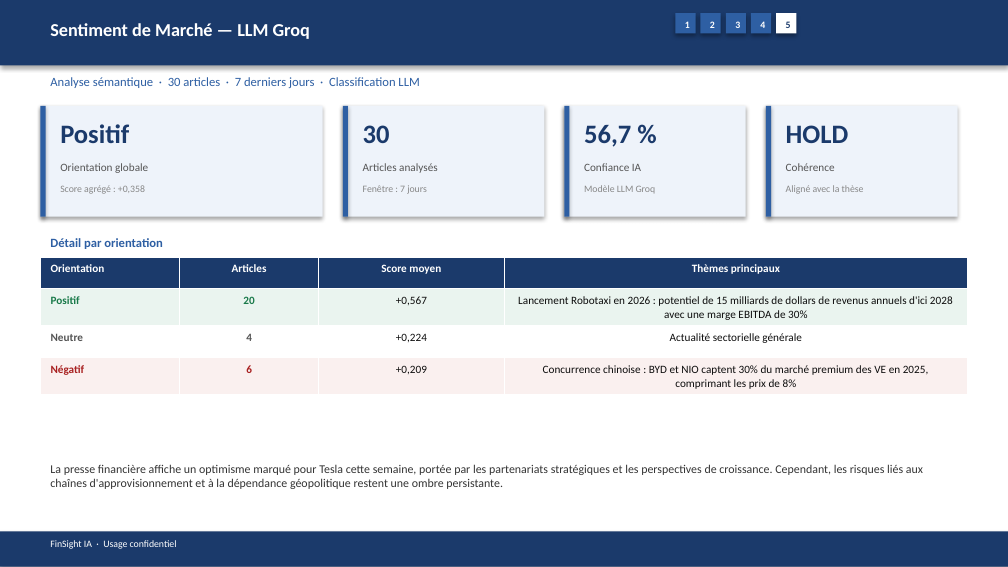
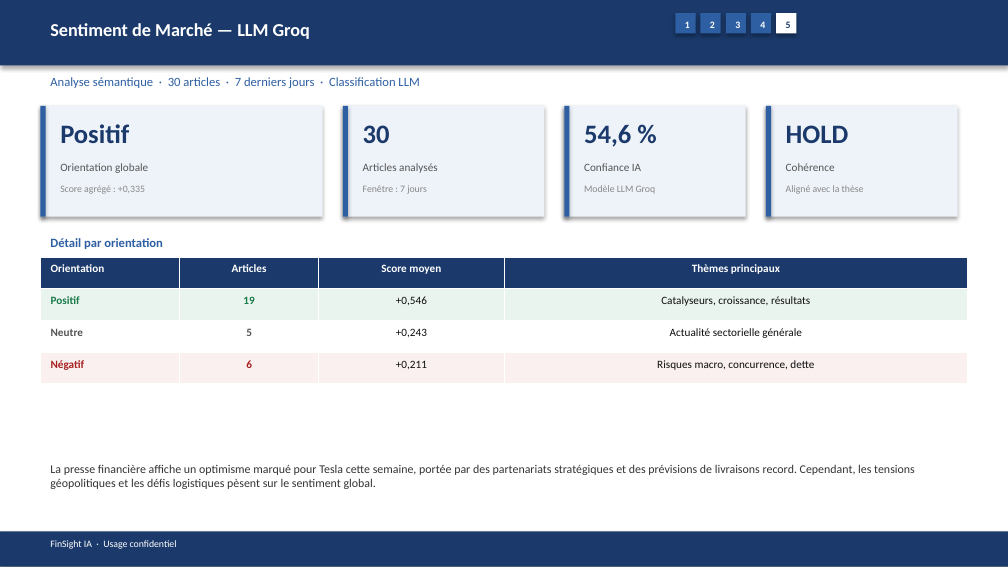
Before and after one commit to baptistejeh07-art/finsight-ia, a slide deck: slide 21 of preview/TSLA/TSLA_pitchbook.pptx. Drawn at 1008x567 pixels with LibreOffice and Linux fonts; fonts in the diff are those of the drawing. Boxes give left, top, right and bottom in pixels: in the first picture for what was removed or moved away, otherwise in the second. Text is boxed around its words. In the diff, an @@ line names an element or a change of style, - is before the commit and + after.

```diff
--- a/preview/TSLA/TSLA_pitchbook.pptx
+++ b/preview/TSLA/TSLA_pitchbook.pptx
@@ text at box(584, 125, 631, 147): text changed @@
-56,7 %
+54,6 %
@@ table at box(40, 257, 968, 384) @@
-row 2: Positif | 20 | +0,567 | Lancement Robotaxi en 2026 : potentiel de 15 milliards de dollars de revenus annuels d'ici 2028 avec une marge EBITDA de 30%
+row 2: Positif | 19 | +0,546 | Catalyseurs, croissance, résultats
-row 3, column 2: 4
+row 3, column 2: 5
-row 3, column 3: +0,224
+row 3, column 3: +0,243
-row 4, column 3: +0,209
+row 4, column 3: +0,211
-row 4, column 4: Concurrence chinoise : BYD et NIO captent 30% du marché premium des VE en 2025, comprimant les prix de 8%
+row 4, column 4: Risques macro, concurrence, dette
@@ text at box(50, 464, 915, 489): text changed @@
-La presse financière affiche un optimisme marqué pour Tesla cette semaine, portée par les partenariats stratégiques et les perspectives de croissance. Cependant, les risques liés aux chaînes d'approvisionnement et à la dépendance géopolitique restent une ombre persistante.
+La presse financière affiche un optimisme marqué pour Tesla cette semaine, portée par des partenariats stratégiques et des prévisions de livraisons record. Cependant, les tensions géopolitiques et les défis logistiques pèsent sur le sentiment global.
```
Also in this commit, not shown: 15 other slides changed, 4 other files.
